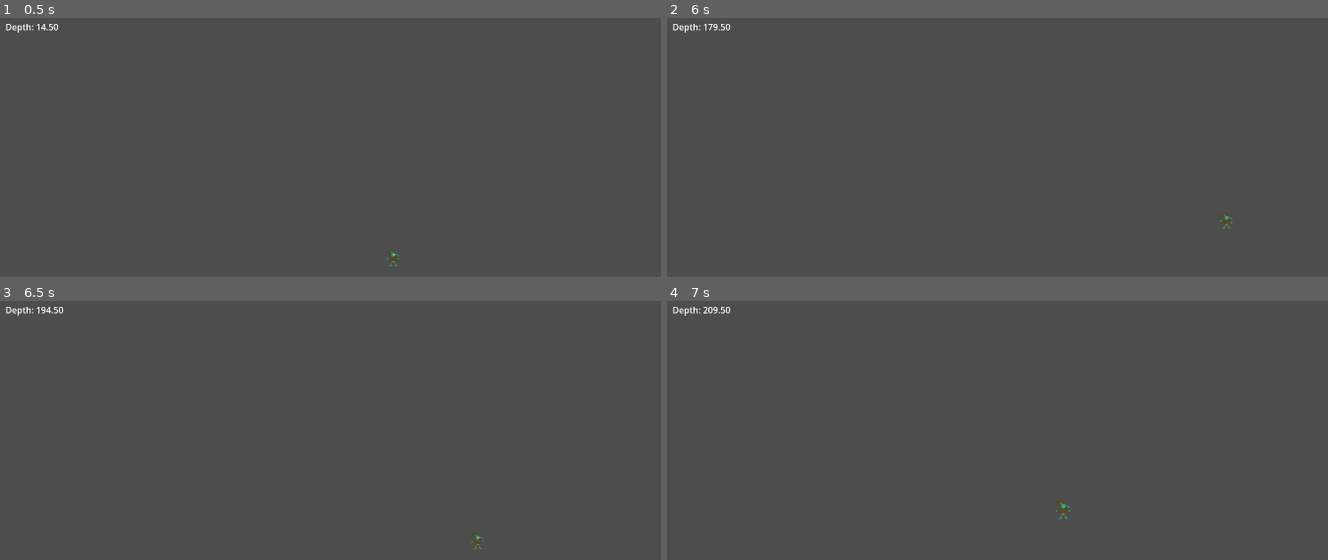
Above: before the commit, frames 1-4 (two rows, left to right).
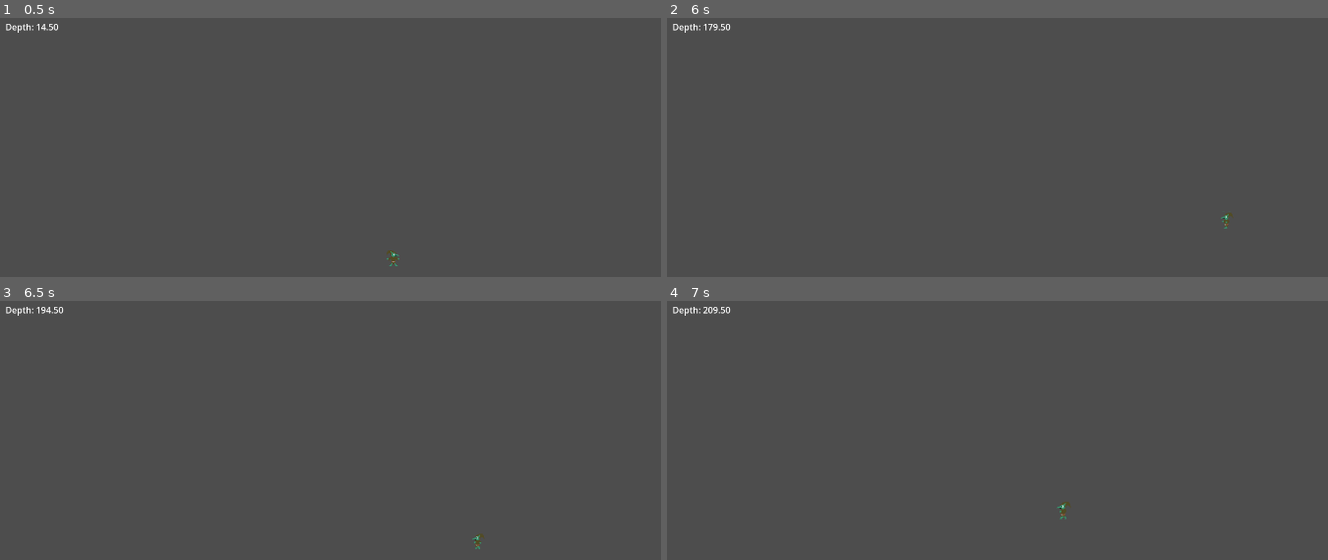
Above: after the commit, the same moments.

Repository: DSurguy/spring-2024-2d-jam
Game: Godot game, scene res://scenes/GameScene/GameScene.tscn
The game is run twice, just before and just after one commit, with the same random seed, the same clock (stepped at 60 frames per second) and the same inputs. This scene is started directly instead of the project's main scene.
Inputs (mouse positions are in pixels of both pictures, inside the frame that each line leads up to):
- Up to frame 1 (0.5 s): no input
- Up to frame 2 (6 s): tap Enter (ui_accept) at 0.5, 0.77, 1.52, 2.75, 3.02, 3.77, 4.52, 5, 5.75 s; move the mouse to (1235, 214) at 0.52 s; hold D (move_right) 0.53-2.03 s; tap E (interact) at 0.6, 1.35, 2.3, 3.05, 3.8, 4.35, 5.1 s; move the mouse to (904, 258) at 1.27 s; move the mouse to (1136, 139) at 2.02 s; hold A (move_left) 2.03-2.78 s; click (1136, 139) at 2.1 s; move the mouse to (outside the picture) at 2.77 s; hold D (move_right) 2.78-4.28 s; tap Mouse wheel down (zoom_down) at 2.85 s; move the mouse to (outside the picture) at 3.52 s; tap Mouse wheel up (zoom_up) at 3.6 s; move the mouse to (825, 170) at 4.27 s; hold A (move_left) 4.28-5.03 s; move the mouse to (1096, 235) at 5.02 s; hold D (move_right) 5.03-5.78 s; move the mouse to (944, 126) at 5.77 s; hold A (move_left) from 5.78 s (still down); click (944, 126) at 5.85 s
- Up to frame 3 (6.5 s): keep holding A (move_left); tap Enter (ui_accept) at 6.02 s; tap E (interact) at 6.05 s
- Up to frame 4 (7 s): keep holding A (move_left); tap Enter (ui_accept) at 6.5, 6.77 s; move the mouse to (1235, 497) at 6.52 s; tap Mouse wheel down (zoom_down) at 6.6 s; tap E (interact) at 6.8 s

Frame 1 is identical in both runs. In frame 2, less than 0.1% of the frame differs, in the area x 83-86%, y 75-82%; in frame 3, less than 0.1%; in frame 4, less than 0.1%, in the area x 58-62%, y 77-85%.

Commit message:
added player animation

Diff:
--- a/scenes/GameScene/Player.gd
+++ b/scenes/GameScene/Player.gd
@@ -21,10 +21,6 @@
 
 # Called every frame. 'delta' is the elapsed time since the previous frame.
 func _process(delta):
-	update_animation_properties()
-	pass
-
-func update_animation_properties():
 	pass
 
 func _physics_process(delta):
@@ -32,6 +28,7 @@
 		if Input.is_action_just_pressed("interact"):
 			station_touching.deactivate_station()
 			using_station = false
+			animation_tree["parameters/conditions/is_interacting"] = false
 	else:
 		# Add the gravity.
 		if not is_on_floor():
@@ -51,14 +48,35 @@
 
 		move_and_slide()
 
-		if abs(velocity.x) > 0.001:
+		#print(velocity.x)
+		if velocity.x > 0:
 			footsteps.start()
+			animation_tree["parameters/conditions/is_idle"] = false
+			animation_tree["parameters/conditions/is_moving_left"] = false
+			animation_tree["parameters/conditions/is_moving_right"] = true
+		elif velocity.x < 0:
+			footsteps.start()
+			animation_tree["parameters/conditions/is_idle"] = false
+			animation_tree["parameters/conditions/is_moving_left"] = true
+			animation_tree["parameters/conditions/is_moving_right"] = false
 		else:
 			footsteps.stop()
+			animation_tree["parameters/conditions/is_idle"] = true
+			animation_tree["parameters/conditions/is_moving_left"] = false
+			animation_tree["parameters/conditions/is_moving_right"] = false
 
 		if Input.is_action_just_pressed("interact") and station_touching:
 			station_touching.activate_station()
 			using_station = true
+			animation_tree["parameters/conditions/is_interacting"] = true
+			animation_tree["parameters/conditions/is_idle"] = false
+			animation_tree["parameters/conditions/is_moving_left"] = false
+			animation_tree["parameters/conditions/is_moving_right"] = false
+
+		#print(animation_tree["parameters/conditions/is_interacting"])
+		#print(animation_tree["parameters/conditions/is_idle"])
+		#print(animation_tree["parameters/conditions/is_moving_left"])
+		#print(animation_tree["parameters/conditions/is_moving_right"])
 
 func _on_station_interaction_area_entered(area):
 	print("station entered") # Replace with function body.
--- a/scenes/GameScene/player.tscn
+++ b/scenes/GameScene/player.tscn
@@ -45,6 +45,7 @@
 }
 
 [sub_resource type="Animation" id="Animation_yx27f"]
+length = 0.8
 loop_mode = 1
 tracks/0/type = "value"
 tracks/0/imported = false
@@ -65,7 +66,7 @@
 tracks/1/interp = 1
 tracks/1/loop_wrap = true
 tracks/1/keys = {
-"times": PackedFloat32Array(0.1, 0.3, 0.5, 0.8),
+"times": PackedFloat32Array(0, 0.2, 0.4, 0.6),
 "transitions": PackedFloat32Array(1, 1, 1, 1),
 "update": 1,
 "values": [4, 5, 6, 7]
@@ -79,10 +80,22 @@
 tracks/0/type = "value"
 tracks/0/imported = false
 tracks/0/enabled = true
-tracks/0/path = NodePath("Sprite2D:frame")
+tracks/0/path = NodePath("Sprite2D:flip_h")
 tracks/0/interp = 1
 tracks/0/loop_wrap = true
 tracks/0/keys = {
+"times": PackedFloat32Array(0),
+"transitions": PackedFloat32Array(1),
+"update": 1,
+"values": [false]
+}
+tracks/1/type = "value"
+tracks/1/imported = false
+tracks/1/enabled = true
+tracks/1/path = NodePath("Sprite2D:frame")
+tracks/1/interp = 1
+tracks/1/loop_wrap = true
+tracks/1/keys = {
 "times": PackedFloat32Array(0, 0.2, 0.4, 0.6),
 "transitions": PackedFloat32Array(1, 1, 1, 1),
 "update": 1,
@@ -118,7 +131,7 @@
 
 [sub_resource type="AnimationNodeStateMachineTransition" id="AnimationNodeStateMachineTransition_thg0n"]
 advance_mode = 2
-advance_condition = &"is_walking_right"
+advance_condition = &"is_moving_right"
 
 [sub_resource type="AnimationNodeStateMachineTransition" id="AnimationNodeStateMachineTransition_ybvcm"]
 advance_mode = 2
@@ -143,19 +156,27 @@
 [sub_resource type="AnimationNodeStateMachineTransition" id="AnimationNodeStateMachineTransition_g6yw5"]
 advance_mode = 2
 advance_condition = &"is_interacting"
+
+[sub_resource type="AnimationNodeStateMachineTransition" id="AnimationNodeStateMachineTransition_2xdgf"]
+advance_mode = 2
+advance_condition = &"is_moving_left"
+
+[sub_resource type="AnimationNodeStateMachineTransition" id="AnimationNodeStateMachineTransition_p657f"]
+advance_mode = 2
+advance_condition = &"is_moving_right"
 
 [sub_resource type="AnimationNodeStateMachine" id="AnimationNodeStateMachine_dpdlr"]
 states/End/position = Vector2(828, 93)
 states/Start/position = Vector2(513, 225)
 states/idle/node = SubResource("AnimationNodeAnimation_hs7wk")
-states/idle/position = Vector2(513, 136)
+states/idle/position = Vector2(513, 105)
 states/interact/node = SubResource("AnimationNodeAnimation_g4i0k")
-states/interact/position = Vector2(513, 53)
+states/interact/position = Vector2(513, 27)
 states/walk_left/node = SubResource("AnimationNodeAnimation_xasvg")
-states/walk_left/position = Vector2(348, 136)
+states/walk_left/position = Vector2(347, 157)
 states/walk_right/node = SubResource("AnimationNodeAnimation_dqhid")
-states/walk_right/position = Vector2(674, 136)
-transitions = ["Start", "idle", SubResource("AnimationNodeSt …(629 unchanged characters)… mationNodeStateMachineTransition_g6yw5")]
+states/walk_right/position = Vector2(672, 162)
+transitions = ["Start", "idle", SubResource("AnimationNodeSt …(629 unchanged characters)… mationNodeStateMachineTransition_g6yw5"), "walk_right", "walk_left", SubResource("AnimationNodeStateMachineTransition_2xdgf"), "walk_left", "walk_right", SubResource("AnimationNodeStateMachineTransition_p657f")]
 
 [node name="Player" type="CharacterBody2D"]
 collision_layer = 2
@@ -179,13 +200,12 @@
 flip_h = true
 hframes = 4
 vframes = 3
-frame = 3
+frame = 1
 
 [node name="AnimationPlayer" type="AnimationPlayer" parent="."]
 libraries = {
 "": SubResource("AnimationLibrary_uq5el")
 }
-autoplay = "walk_left"
 
 [node name="AnimationTree" type="AnimationTree" parent="."]
 tree_root = SubResource("AnimationNodeStateMachine_dpdlr")
@@ -193,7 +213,7 @@
 parameters/conditions/is_idle = false
 parameters/conditions/is_interacting = false
 parameters/conditions/is_moving_left = false
-parameters/conditions/is_walking_right = false
+parameters/conditions/is_moving_right = false
 
 [node name="Footsteps" parent="." instance=ExtResource("3_ws7qx")]
 
Not shown: 1 places in scenes/GameScene/player.tscn that only renumber resources
